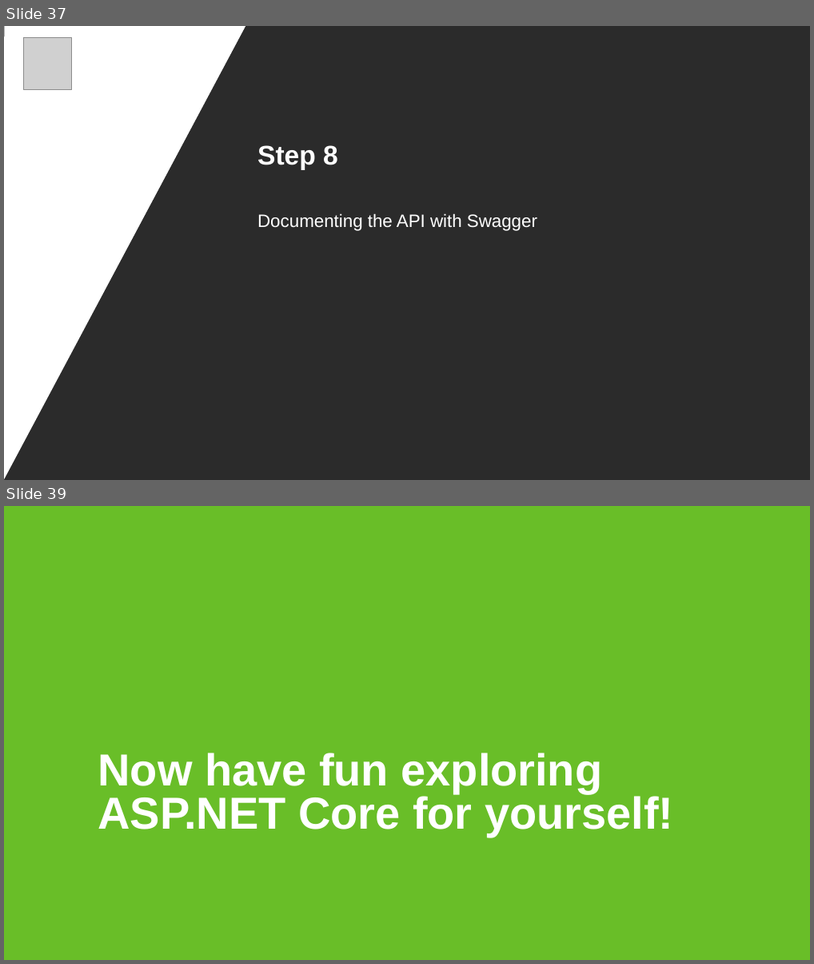
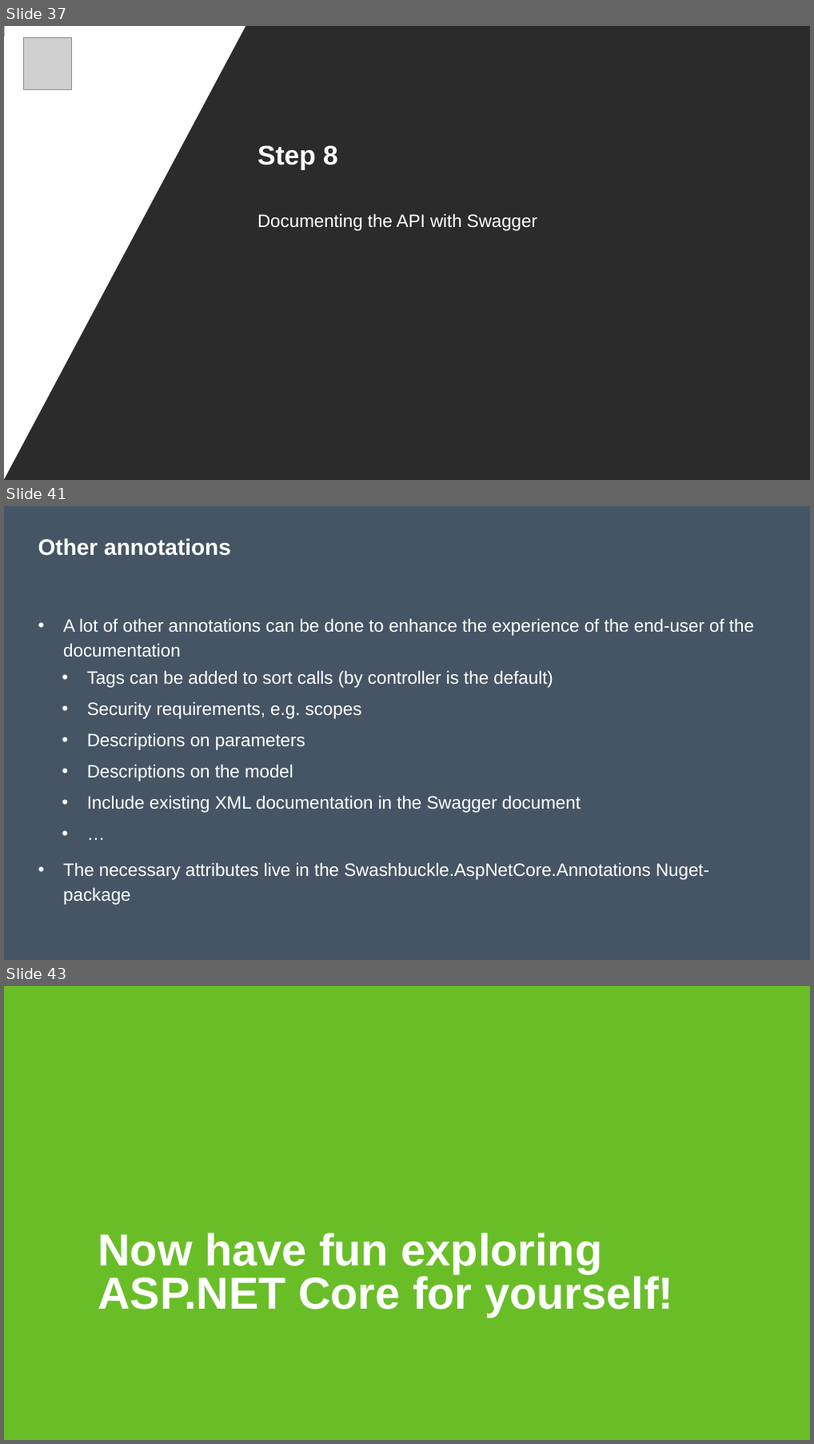
Before and after one commit to nickverschueren/devcruise-2019, a slide deck: Slides/Building an API.pptx. Shown one above the other, each under a label of ours: slides 37 and 39 before the commit, slides 37, 41 and 43 after it; the slides between them are not shown. The pictures are 814x964 and 814x1444 pixels, drawn with LibreOffice and Linux fonts; fonts in the diff are those of the drawing; grey boxes stand for pictures; background and template pictures are left out; a plain dark background stands for a picture behind light text. Boxes give left, top, right and bottom in pixels: in the first picture for what was removed or moved away, otherwise in the second. Text is boxed around its words. In the diff, an @@ line names an element or a change of style, - is before the commit and + after.

Commit message:
Add Step8 Swagger

```diff
--- a/Slides/Building an API.pptx
+++ b/Slides/Building an API.pptx
@@ slide 41 added at [4,506,810,960], background #455565 @@
@@ title added at [38,538,231,556], 20 pt, text #FFFFFF, bold @@
+Other annotations
@@ text added at [63,619,754,904], 16 pt, text #FFFFFF @@
+• A lot of other annotations can be done to enhance the experience of the end-user of the documentation
+  • Tags can be added to sort calls (by controller is the default)
+  • Security requirements, e.g. scopes
+  • Descriptions on parameters
+  • Descriptions on the model
+  • Include existing XML documentation in the Swagger document
+  • …
+• The necessary attributes live in the Swashbuckle.AspNetCore.Annotations Nuget-package
@@ what was slide 39 is now slide 43 @@
```
Also in this commit, not shown: 1 slide changed, 3 other slides added, 5 other files.
